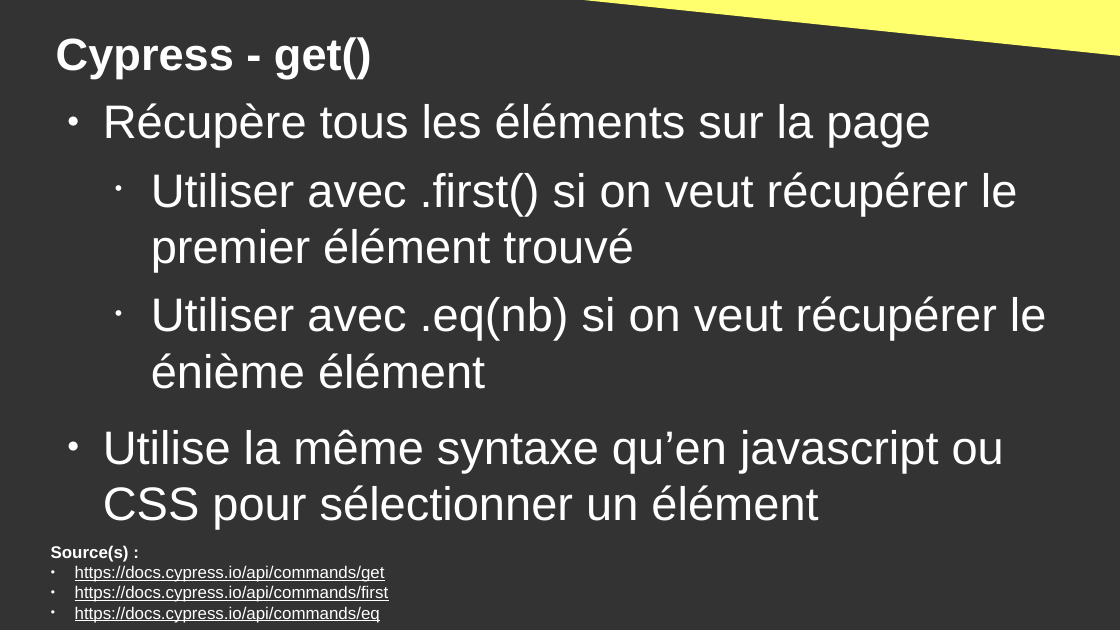
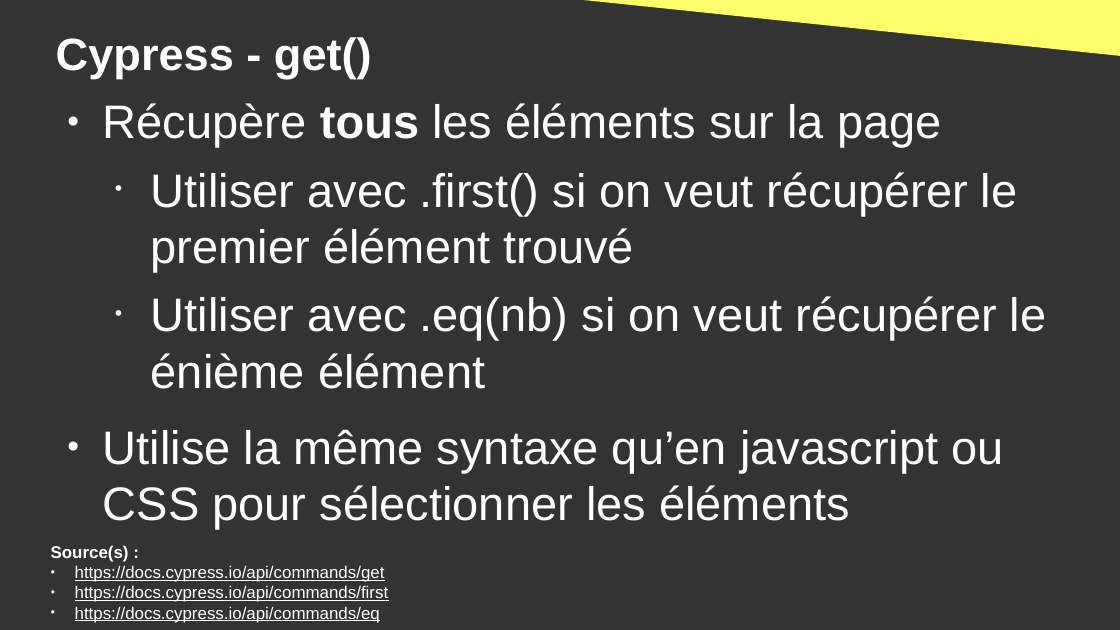
Before and after one commit to DanYellow/cours, a slide deck: slide 23 of developpement-front-s5/travaux-pratiques/numero-2/presentation.odp. Drawn at 1120x630 pixels with LibreOffice and Linux fonts; fonts in the diff are those of the drawing. Boxes give left, top, right and bottom in pixels: in the first picture for what was removed or moved away, otherwise in the second. Text is boxed around its words. In the diff, an @@ line names an element or a change of style, - is before the commit and + after.

```diff
--- a/developpement-front-s5/travaux-pratiques/numero-2/presentation.odp
+++ b/developpement-front-s5/travaux-pratiques/numero-2/presentation.odp
@@ text at (103,103,942,147): bold on in "tous" @@
@@ text at (103,429,1004,529): text changed @@
-● Utilise la même syntaxe qu’en javascript ou CSS pour sélectionner un élément
+● Utilise la même syntaxe qu’en javascript ou CSS pour sélectionner les éléments
```
Also in this commit, not shown: 6 other slides changed, 13 slides added, 9 slides removed, 7 other files.
